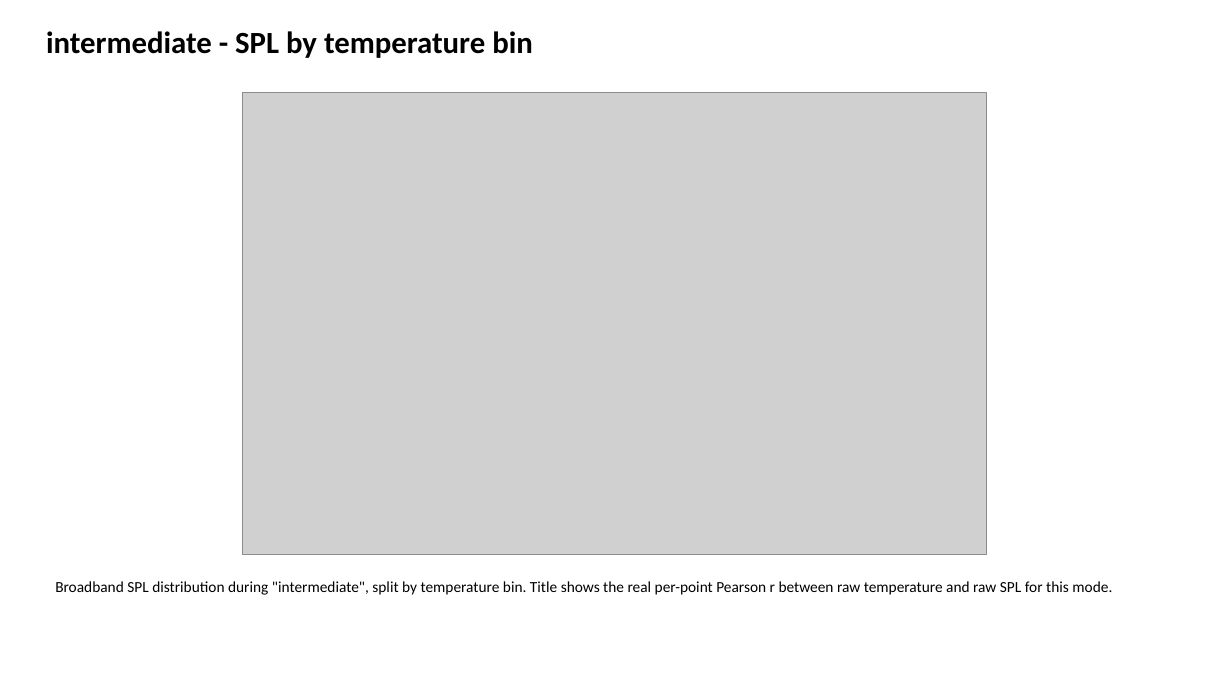
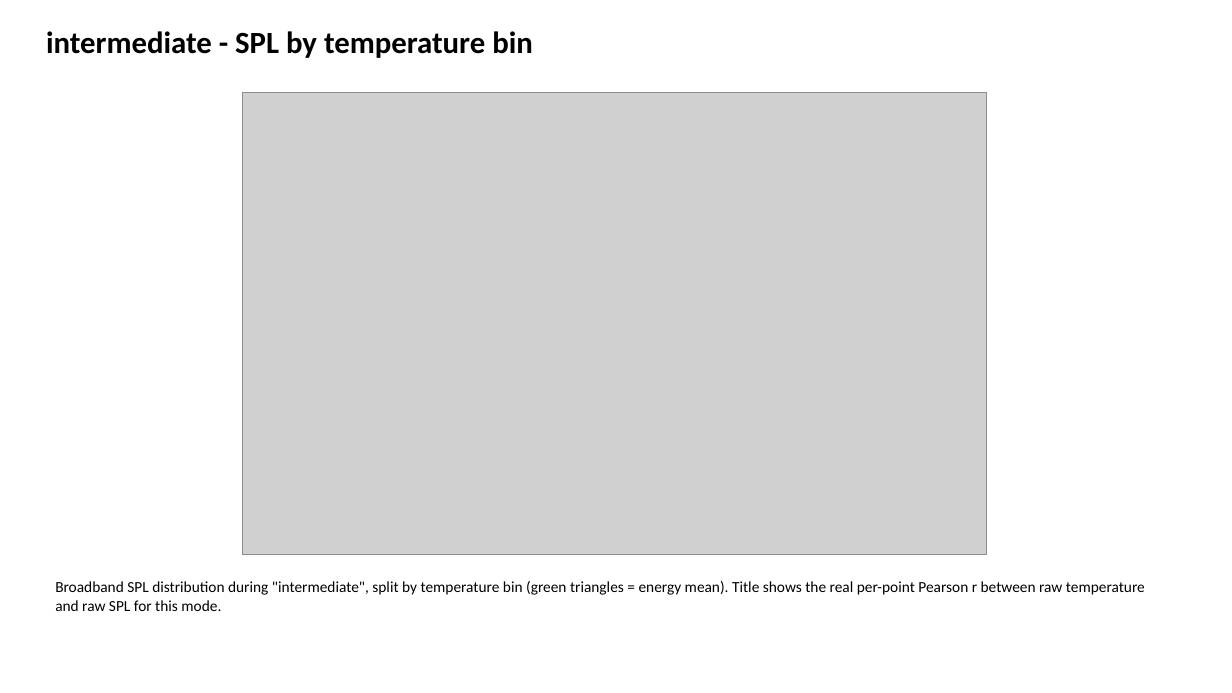
Before and after one commit to NMFS-PAM-Glider/hackathon-shared-repo, a slide deck: slide 74 of noise-fx-calc/noise_analysis_outputs/sg607/sg607_pam_noise_summary.pptx. Drawn at 1232x693 pixels with LibreOffice and Linux fonts; fonts in the diff are those of the drawing; grey boxes stand for pictures. Boxes give left, top, right and bottom in pixels: in the first picture for what was removed or moved away, otherwise in the second. Text is boxed around its words. In the diff, an @@ line names an element or a change of style, - is before the commit and + after.

```diff
--- a/noise-fx-calc/noise_analysis_outputs/sg607/sg607_pam_noise_summary.pptx
+++ b/noise-fx-calc/noise_analysis_outputs/sg607/sg607_pam_noise_summary.pptx
@@ text at box(55, 581, 1145, 611): text changed @@
-Broadband SPL distribution during "intermediate", split by temperature bin. Title shows the real per-point Pearson r between raw temperature and raw SPL for this mode.
+Broadband SPL distribution during "intermediate", split by temperature bin (green triangles = energy mean). Title shows the real per-point Pearson r between raw temperature and raw SPL for this mode.
```
Also in this commit, not shown: 129 other slides changed, 4 other files.
